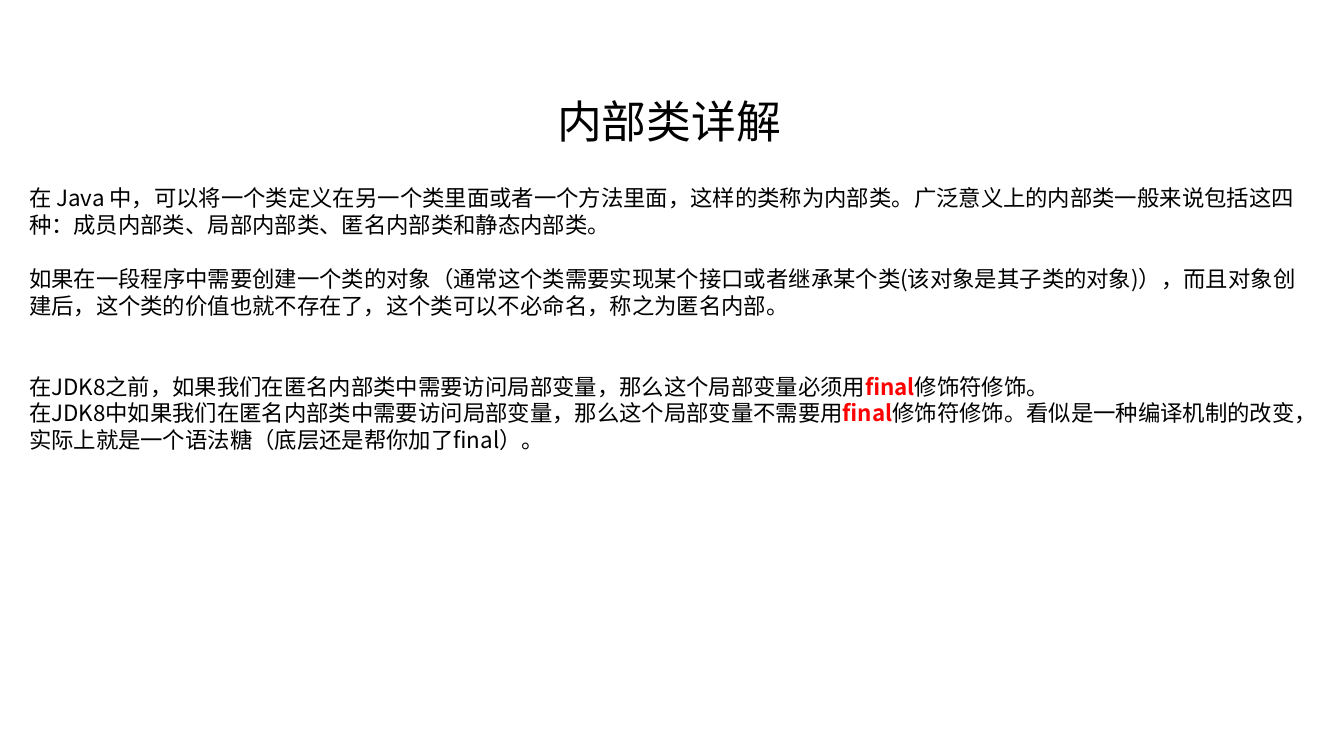
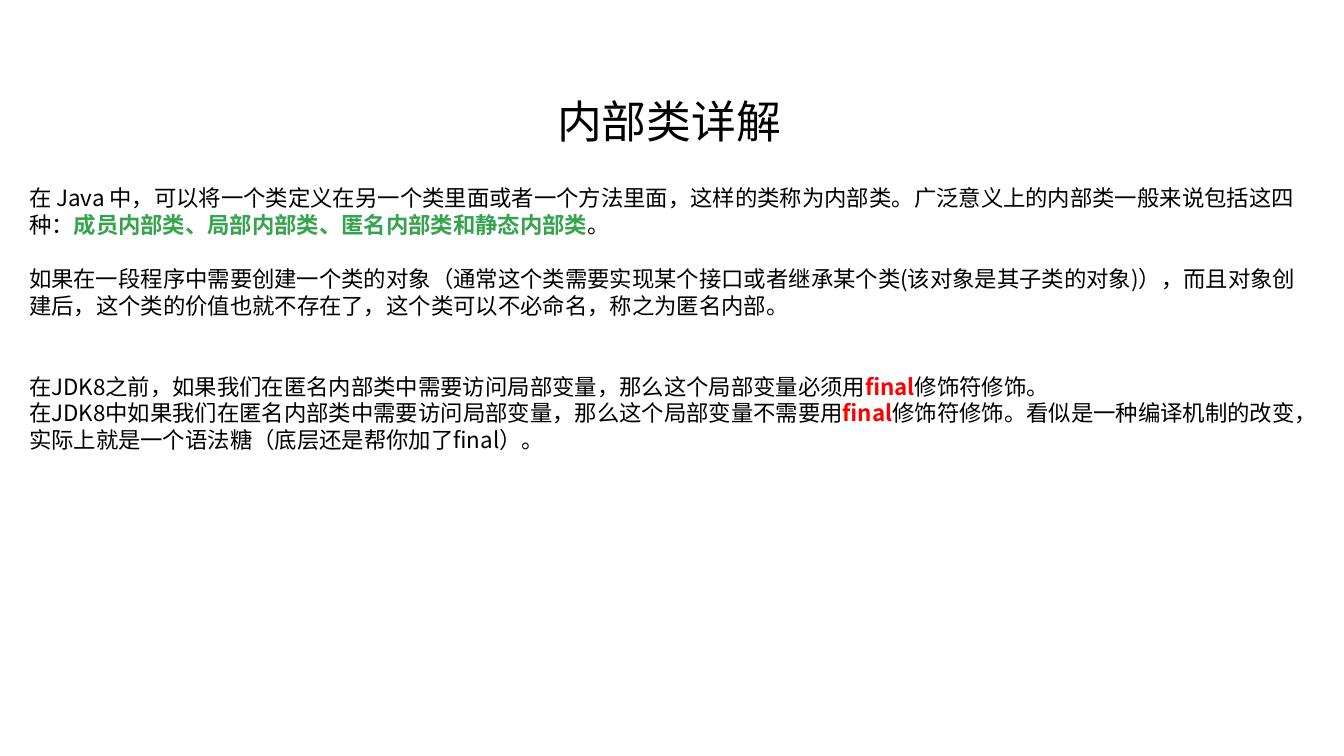
Before and after one commit to linkknown/PPT, a slide deck: slide 43 of 基础PPT/第2章：Java面向对象.pptx (slide 42 before the commit). Drawn at 1344x756 pixels with LibreOffice and Linux fonts; fonts in the diff are those of the drawing; background and template pictures are left out. Boxes give left, top, right and bottom in pixels: in the first picture for what was removed or moved away, otherwise in the second. Text is boxed around its words. In the diff, an @@ line names an element or a change of style, - is before the commit and + after.

```diff
--- a/基础PPT/第2章：Java面向对象.pptx
+++ b/基础PPT/第2章：Java面向对象.pptx
@@ text at (29,187,1294,235): text colour #000000 to #36A44E, bold on in "中，可以将一个类定义在另一个类里面或者一个方法里面，这样的类称为内部类。广泛意义上的内部类一般来说包括这四种：成员内部类 ..." @@
```
Also in this commit, not shown: 2 other slides changed, 1 slide added.
